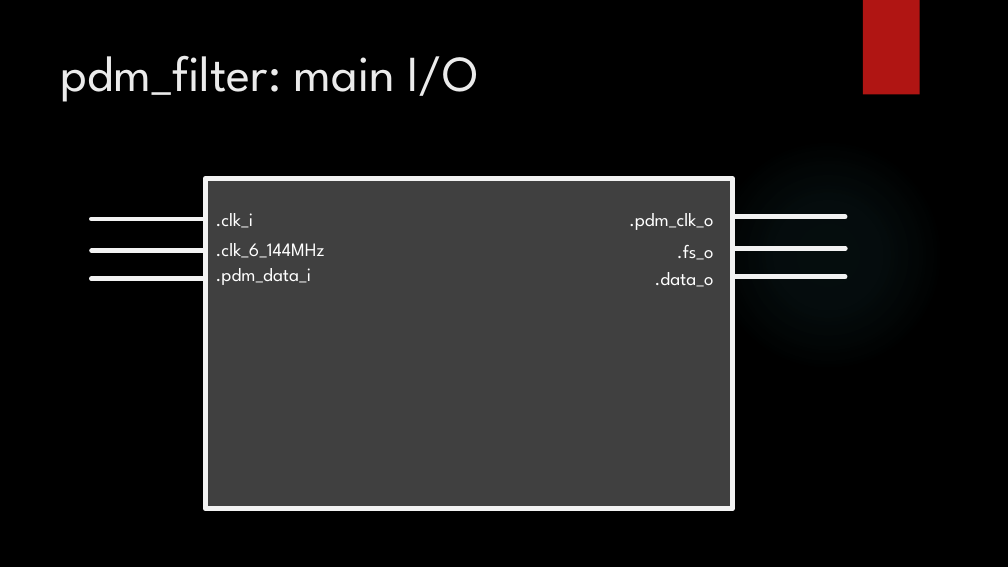
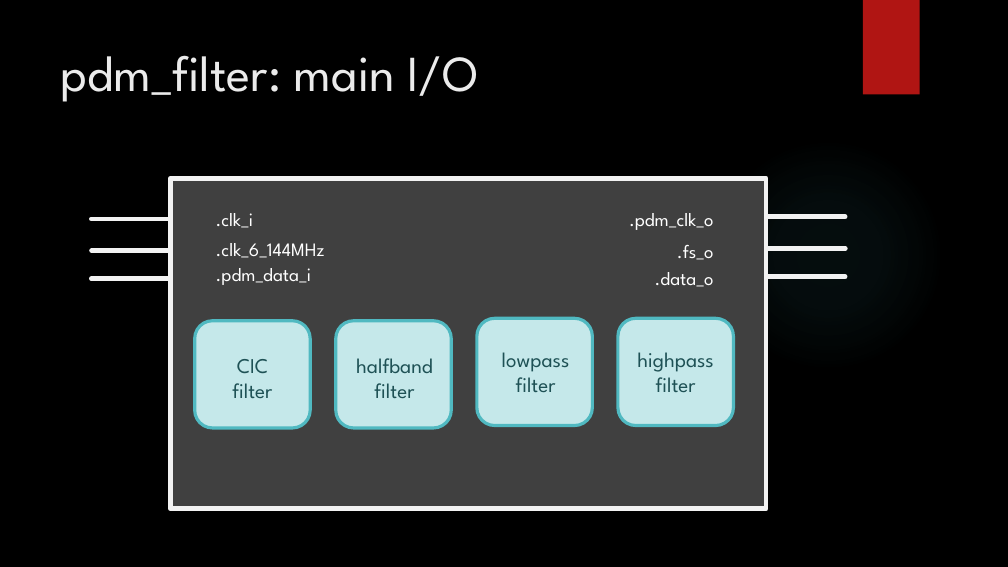
Before and after one commit to rsi7/ECE_540_finalproject, a slide deck: slide 7 of docs/ECE 540 - Final Project Presentation.pptx (slide 5 before the commit). Drawn at 1008x567 pixels with LibreOffice and Linux fonts; fonts in the diff are those of the drawing; background and template pictures are left out. Boxes give left, top, right and bottom in pixels: in the first picture for what was removed or moved away, otherwise in the second. Text is boxed around its words. In the diff, an @@ line names an element or a change of style, - is before the commit and + after.

```diff
--- a/docs/ECE 540 - Final Project Presentation.pptx
+++ b/docs/ECE 540 - Final Project Presentation.pptx
@@ rectangle: place and size @@
-rectangle at (206, 178, 733, 509)
+rectangle at (170, 178, 766, 509)
@@ rounded rectangle added at (195, 321, 311, 428), fill #C5E8EA, outline #50B9C1 3 pt @@
@@ rounded rectangle added at (336, 321, 451, 428), fill #C5E8EA, outline #50B9C1 3 pt @@
@@ rounded rectangle added at (477, 318, 593, 426), fill #C5E8EA, outline #50B9C1 3 pt @@
@@ rounded rectangle added at (618, 318, 734, 426), fill #C5E8EA, outline #50B9C1 3 pt @@
@@ text added at (232, 359, 272, 398), 20 pt, text #1E5155 @@
+CIC
+filter
@@ text added at (356, 358, 433, 398), 20 pt, text #1E5155 @@
+halfband
+filter
@@ text added at (502, 352, 570, 392), 20 pt, text #1E5155 @@
+lowpass
+filter
@@ text added at (637, 352, 713, 392), 20 pt, text #1E5155 @@
+highpass
+filter
```
Also in this commit, not shown: 6 other slides changed.
